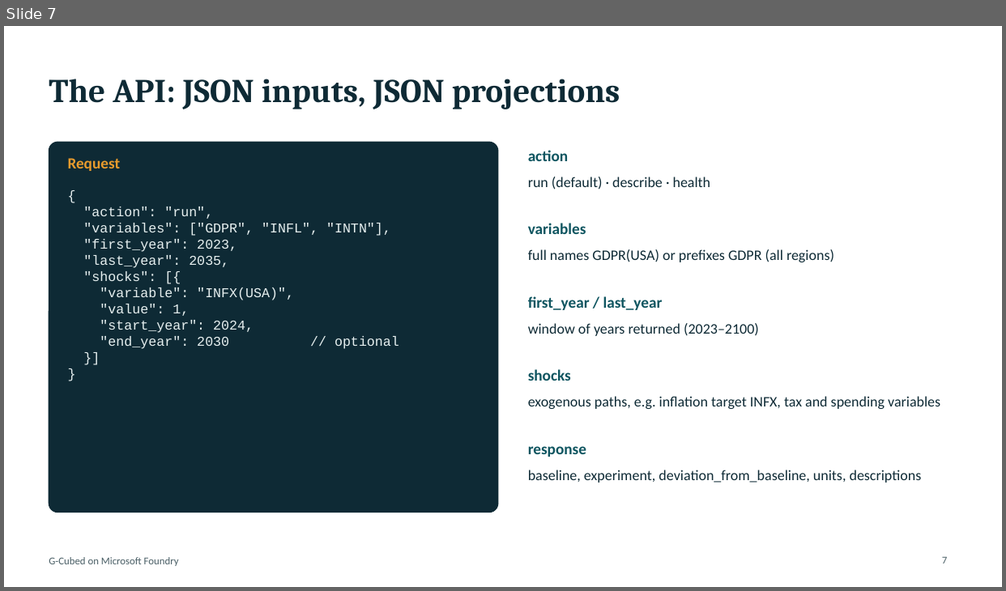
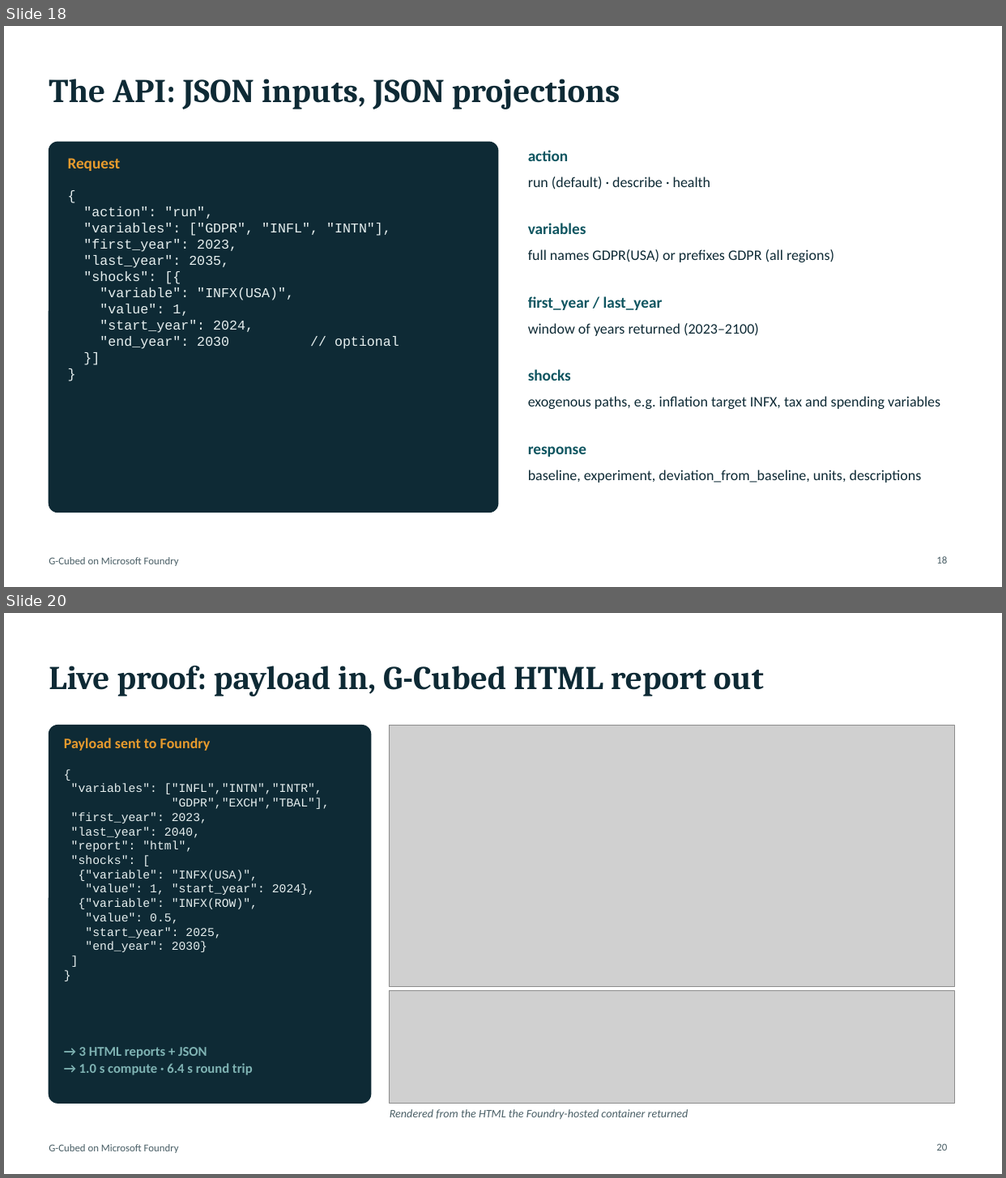
Before and after one commit to Bozmonster/foundry-pipeline, a slide deck: docs/gcubed-foundry-pipeline.pptx. Shown one above the other, each under a label of ours: slide 7 before the commit, slides 18 and 20 after it; the slides between them are not shown. The pictures are 1006x591 and 1006x1178 pixels, drawn with LibreOffice and Linux fonts; fonts in the diff are those of the drawing; grey boxes stand for pictures. Boxes give left, top, right and bottom in pixels: in the first picture for what was removed or moved away, otherwise in the second. Text is boxed around its words. In the diff, an @@ line names an element or a change of style, - is before the commit and + after.

Commit message:
Setup kit: interactive scripts + illustrated guides; HTML report API option

```diff
--- a/docs/gcubed-foundry-pipeline.pptx
+++ b/docs/gcubed-foundry-pipeline.pptx
@@ slide 20 added at (4,613,1002,1174), background #FFFFFF; not listed: 1 template element that a slide beside it also shows @@
@@ title added at (49,666,764,696), 32 pt, text #0E2A35, bold @@
+Live proof: payload in, G-Cubed HTML report out
@@ rounded rectangle added at (49,726,371,1103), fill #0E2A35, outline #0E2A35 1 pt @@
@@ picture added at (390,726,955,987) @@
@@ text added at (64,738,211,751), 14 pt, text #E89B2D, bold @@
+Payload sent to Foundry
@@ text added at (71,784,330,952), 11.5 pt, text #E6EFEF @@
+{
+"variables": ["INFL","INTN","INTR",
+"GDPR","EXCH","TBAL"],
+"first_year": 2023,
+"last_year": 2040,
+"report": "html",
+"shocks": [
+{"variable": "INFX(USA)",
+"value": 1, "start_year": 2024},
+{"variable": "INFX(ROW)",
+"value": 0.5,
+"start_year": 2025,
+"end_year": 2030}
+]
+}
@@ picture added at (390,991,955,1103) @@
@@ text added at (79,1047,253,1076), 13 pt, text #7FB3B3, bold @@
+→ 3 HTML reports + JSON
+→ 1.0 s compute · 6.4 s round trip
@@ text added at (390,1110,688,1120), 11 pt, text #4A5F66, italic @@
+Rendered from the HTML the Foundry-hosted container returned
@@ page number added at (936,1144,947,1151), 10 pt, text #4A5F66 @@
+20
@@ what was slide 7 is now slide 18 @@
@@ page number at (936,557,947,564): text changed @@
-7
+18
```
Also in this commit, not shown: 5 slides changed, 14 other slides added, 31 other files.
